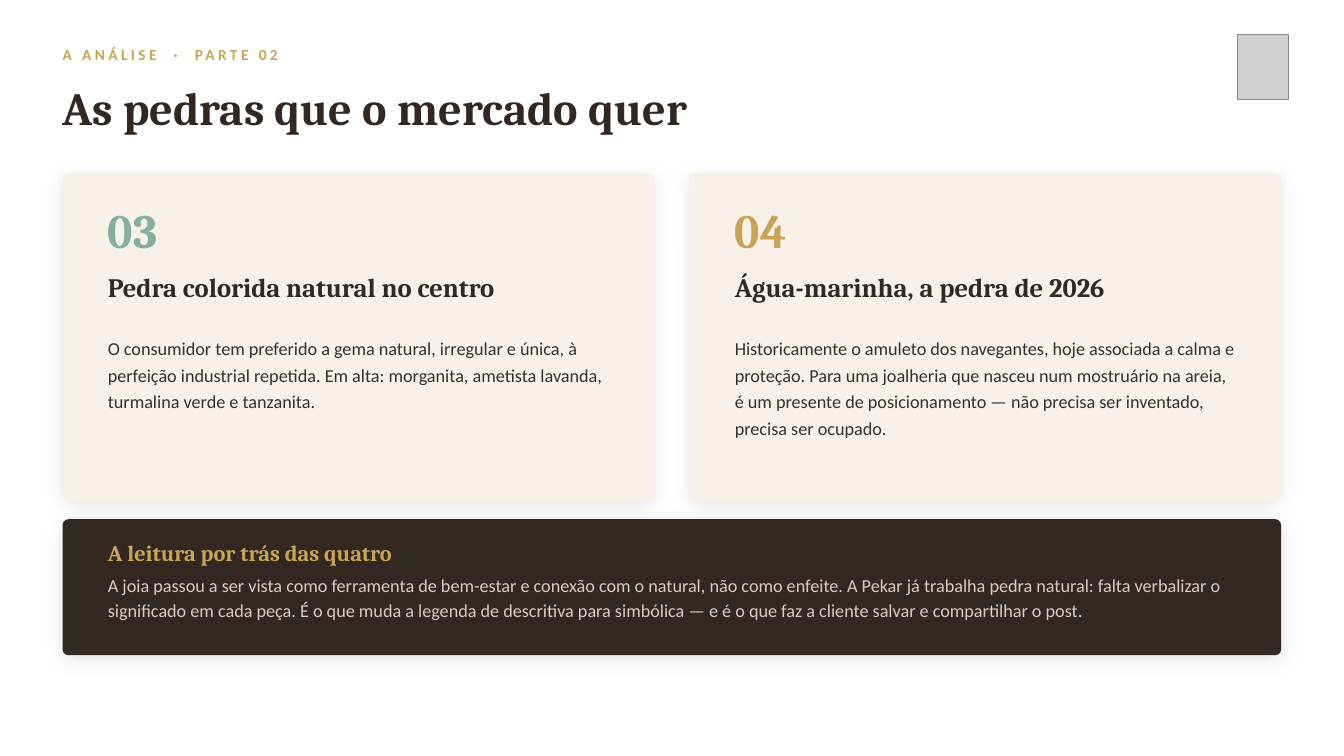
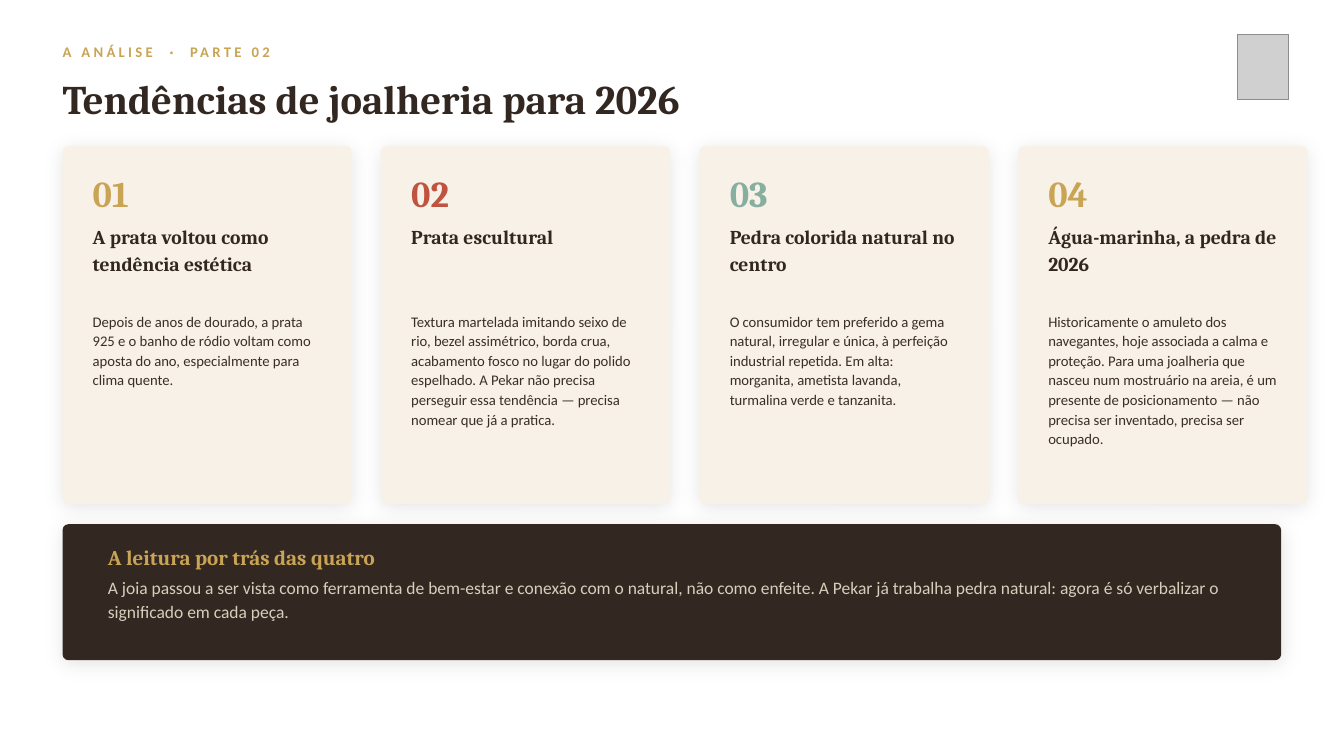
Before and after one commit to AdrianaLuiza/SkillsClaude, a slide deck: slide 7 of pekar-joias/Pekar-Analise-Entrega-Proposta.pptx (slide 11 before the commit). Drawn at 1344x756 pixels with LibreOffice and Linux fonts; fonts in the diff are those of the drawing; grey boxes stand for pictures. Boxes give left, top, right and bottom in pixels: in the first picture for what was removed or moved away, otherwise in the second. Text is boxed around its words. In the diff, an @@ line names an element or a change of style, - is before the commit and + after.

```diff
--- a/pekar-joias/Pekar-Analise-Entrega-Proposta.pptx
+++ b/pekar-joias/Pekar-Analise-Entrega-Proposta.pptx
@@ text "A ANÁLISE · PARTE 02" at (63,44,153,57): size 11 to 10.5 pt @@
@@ text at (63,85,680,123): text changed; size 33 to 29 pt @@
-As pedras que o mercado quer
+Tendências de joalheria para 2026
@@ rounded rectangle: place and size @@
-rounded rectangle at (63,173,654,501)
+rounded rectangle at (63,146,352,504)
@@ rounded rectangle at (63,146,352,504): proportions changed @@
@@ rounded rectangle at (381,146,670,504): proportions changed @@
@@ rounded rectangle: place and size @@
-rounded rectangle at (690,173,1281,501)
+rounded rectangle at (381,146,670,504)
@@ rounded rectangle added at (700,146,989,504), fill #F7F1E7 @@
@@ rounded rectangle added at (1018,146,1308,504), fill #F7F1E7 @@
@@ text "03": place and size @@
-text "03" at (108,216,157,249)
+text "03" at (730,182,768,207)
@@ text "03" at (730,182,768,207): size 34 to 26 pt @@
@@ text "04" at (1048,182,1088,207): size 34 to 26 pt @@
@@ text "04": place and size @@
-text "04" at (735,215,787,249)
+text "04" at (1048,182,1088,207)
@@ text added at (93,182,129,207), 26 pt, text #C9A455, bold @@
+01
@@ text added at (411,182,449,207), 26 pt, text #BF5340, bold @@
+02
@@ text added at (93,230,268,271), 14 pt, text #332821, bold @@
+A prata voltou como tendência estética
@@ text added at (411,230,553,244), 14 pt, text #332821, bold @@
+Prata escultural
@@ text "Pedra colorida natural no centro" at (730,230,954,271): size 19 to 14 pt; line spacing 25pt to 19pt @@
@@ text "Pedra colorida natural no centro": place and size @@
-text "Pedra colorida natural no centro" at (108,278,495,297)
+text "Pedra colorida natural no centro" at (730,230,954,271)
@@ text "Água-marinha, a pedra de 2026": place and size @@
-text "Água-marinha, a pedra de 2026" at (735,273,1104,303)
+text "Água-marinha, a pedra de 2026" at (1048,226,1276,271)
@@ text "Água-marinha, a pedra de 2026" at (1048,226,1276,271): size 19 to 14 pt; line spacing 25pt to 19pt @@
@@ text added at (93,317,311,388), 10.5 pt, text #3A2F26 @@
+Depois de anos de dourado, a prata 925 e o banho de ródio voltam como aposta do ano, especialmente para clima quente.
@@ text added at (411,317,631,428), 10.5 pt, text #3A2F26 @@
+Textura martelada imitando seixo de rio, bezel assimétrico, borda crua, acabamento fosco no lugar do polido espelhado. A Pekar não precisa perseguir essa tendência — precisa nomear que já a pratica.
@@ text "O consumidor tem preferido a ..." at (730,317,948,405): size 13 to 10.5 pt; line spacing 19pt to 14pt @@
@@ text "O consumidor tem preferido a ...": place and size @@
-text "O consumidor tem preferido a ..." at (108,342,601,408)
+text "O consumidor tem preferido a ..." at (730,317,948,405)
@@ text "Historicamente o amuleto dos navegantes, ...": place and size @@
-text "Historicamente o amuleto dos navegantes, ..." at (735,342,1234,438)
+text "Historicamente o amuleto dos navegantes, ..." at (1048,317,1276,447)
@@ text "Historicamente o amuleto dos navegantes, ..." at (1048,317,1276,447): size 13 to 10.5 pt; line spacing 19pt to 14pt @@
@@ rounded rectangle: place and size @@
-rounded rectangle at (63,519,1281,655)
+rounded rectangle at (63,524,1281,660)
@@ text "A leitura por trás das ..." at (108,550,375,570): size 16 to 15 pt @@
@@ text at (108,582,1218,621): text changed; size 13 to 12.5 pt @@
-A joia passou a ser vista como ferramenta de bem-estar e conexão com o natural, não como enfeite. A Pekar já trabalha pedra natural: falta verbalizar o significado em cada peça. É o que muda a legenda de descritiva para simbólica — e é o que faz a cliente salvar e compartilhar o post.
+A joia passou a ser vista como ferramenta de bem-estar e conexão com o natural, não como enfeite. A Pekar já trabalha pedra natural: agora é só verbalizar o significado em cada peça.
```
Also in this commit, not shown: 10 other slides changed, 6 slides removed, 2 other files.
